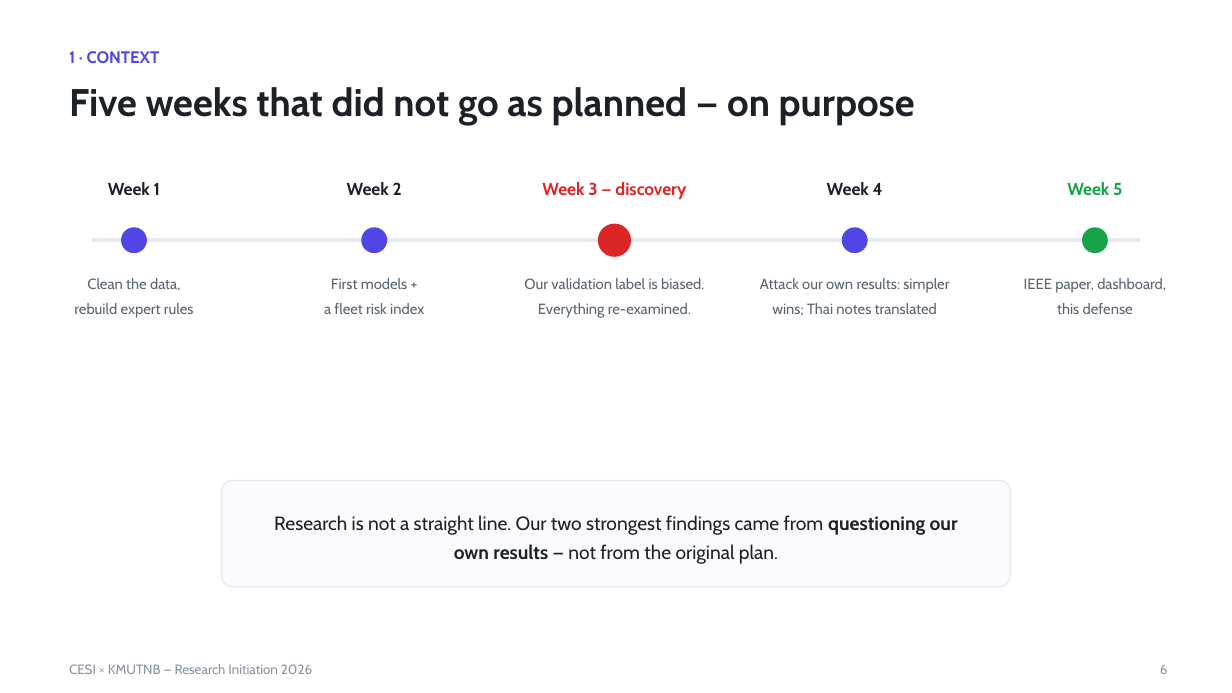
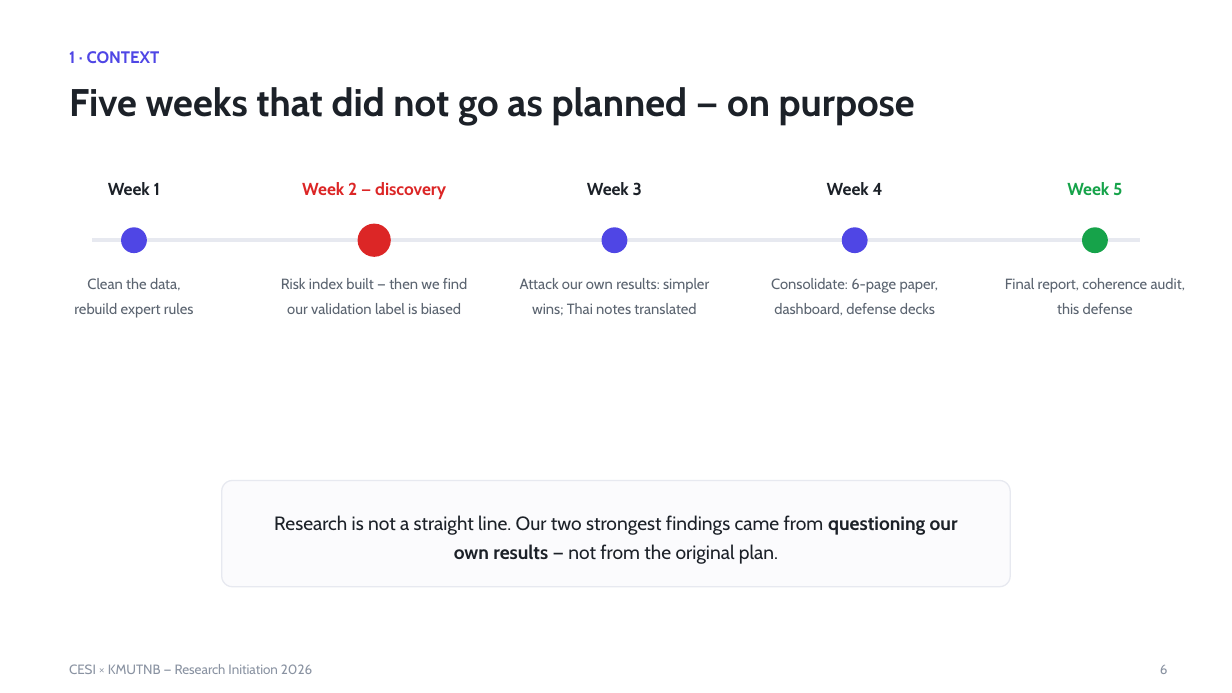
Before and after one commit to Thibaut0000/DGA_KMUTNB_2026_ThibautFCX, a slide deck: slide 6 of presentation/final_presentation.pptx. Drawn at 1232x693 pixels with LibreOffice and Linux fonts; fonts in the diff are those of the drawing. Boxes give left, top, right and bottom in pixels: in the first picture for what was removed or moved away, otherwise in the second. Text is boxed around its words. In the diff, an @@ line names an element or a change of style, - is before the commit and + after.

```diff
--- a/presentation/final_presentation.pptx
+++ b/presentation/final_presentation.pptx
@@ text at bbox=[302, 182, 446, 199]: text changed; text colour #1C2128 to #DC2626 @@
-Week 2
+Week 2 — discovery
@@ text at bbox=[587, 182, 642, 196]: text changed; text colour #DC2626 to #1C2128 @@
-Week 3 — discovery
+Week 3
@@ ellipse: place and size @@
-ellipse at bbox=[361, 227, 387, 253]
+ellipse at bbox=[358, 224, 391, 257]
@@ ellipse at bbox=[358, 224, 391, 257]: fill #4F46E5 to #DC2626 @@
@@ ellipse: place and size @@
-ellipse at bbox=[598, 224, 631, 257]
+ellipse at bbox=[602, 227, 628, 253]
@@ ellipse at bbox=[602, 227, 628, 253]: fill #DC2626 to #4F46E5 @@
@@ text at bbox=[281, 278, 467, 289]: text changed @@
-First models +
+Risk index built — then we find
@@ text at bbox=[520, 278, 709, 293]: text changed @@
-Our validation label is biased.
+Attack our own results: simpler
@@ text at bbox=[771, 278, 939, 293]: text changed @@
-Attack our own results: simpler
+Consolidate: 6-page paper,
@@ text at bbox=[1005, 278, 1185, 293]: text changed @@
-IEEE paper, dashboard,
+Final report, coherence audit,
@@ text at bbox=[287, 303, 461, 314]: text changed @@
-a fleet risk index
+our validation label is biased
@@ text at bbox=[532, 303, 696, 316]: text changed @@
-Everything re-examined.
+wins; Thai notes translated
@@ text at bbox=[774, 303, 935, 315]: text changed @@
-wins; Thai notes translated
+dashboard, defense decks
```
Also in this commit, not shown: 39 other files.
